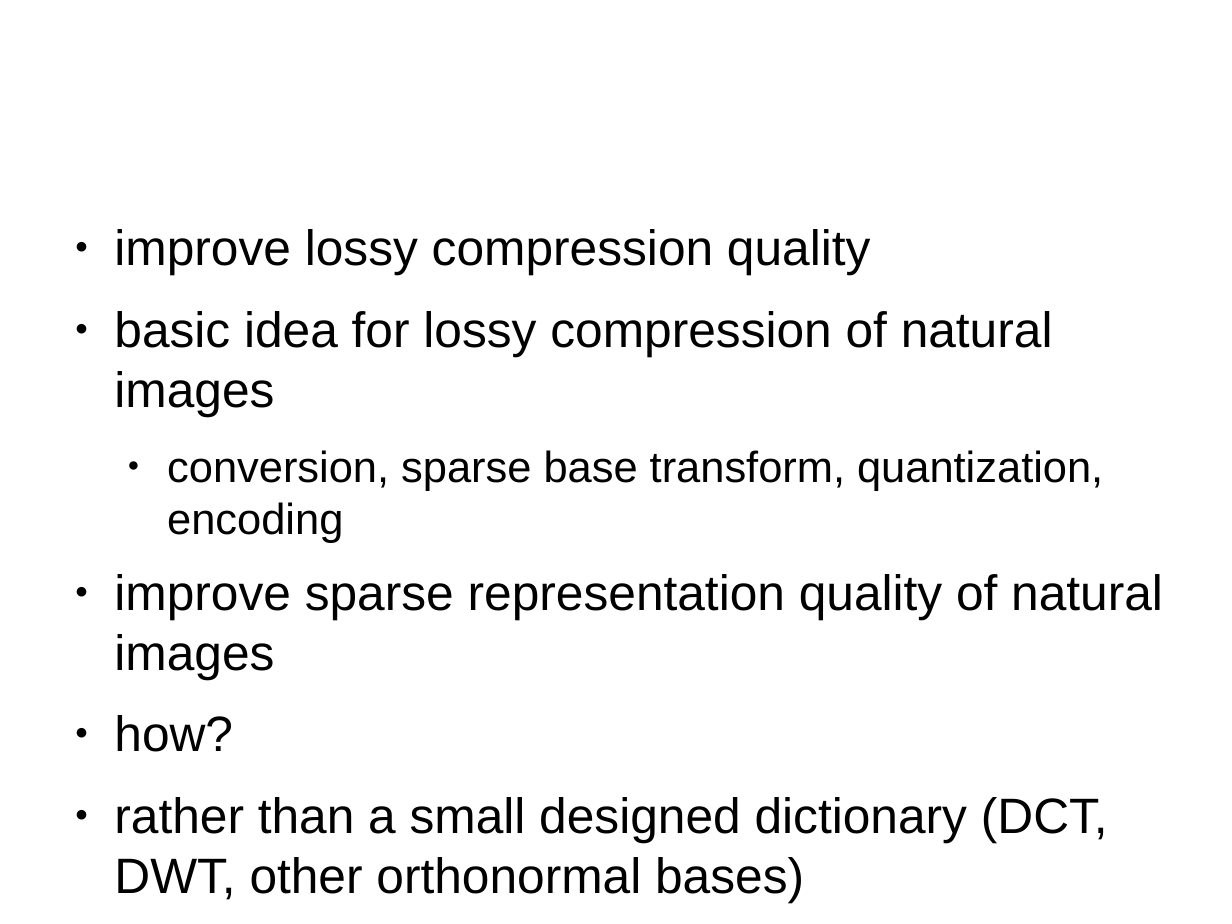
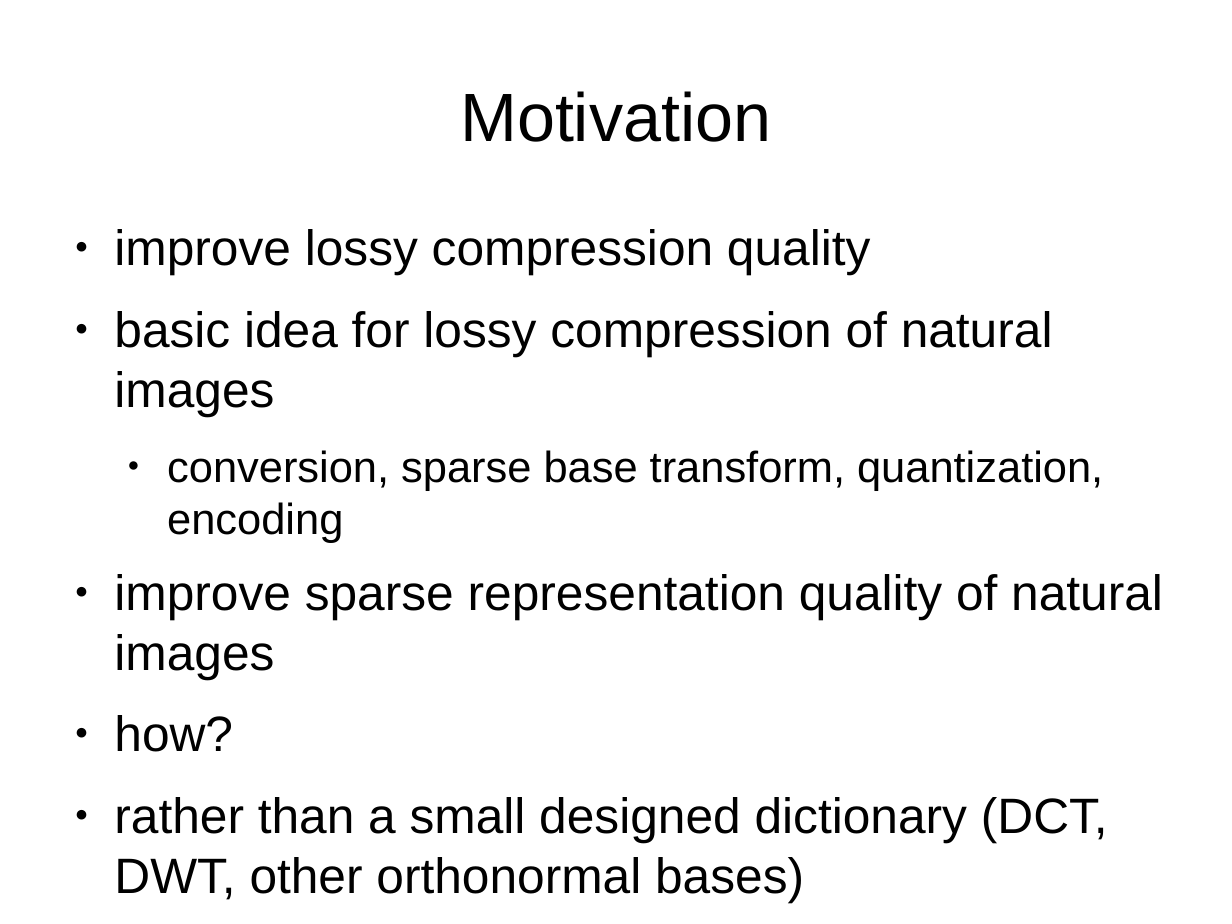
Before and after one commit to Sebu/sprs, a slide deck: slide 3 of progress_report/progress_report.odp (slide 2 before the commit). Drawn at 1232x924 pixels with LibreOffice and Linux fonts; fonts in the diff are those of the drawing. Boxes give left, top, right and bottom in pixels: in the first picture for what was removed or moved away, otherwise in the second. Text is boxed around its words. In the diff, an @@ line names an element or a change of style, - is before the commit and + after.

```diff
--- a/progress_report/progress_report.odp
+++ b/progress_report/progress_report.odp
@@ title added at [460,91,771,142], 44 pt, text #000000 @@
+Motivation
```
Also in this commit, not shown: 4 other slides changed, 2 slides added.
